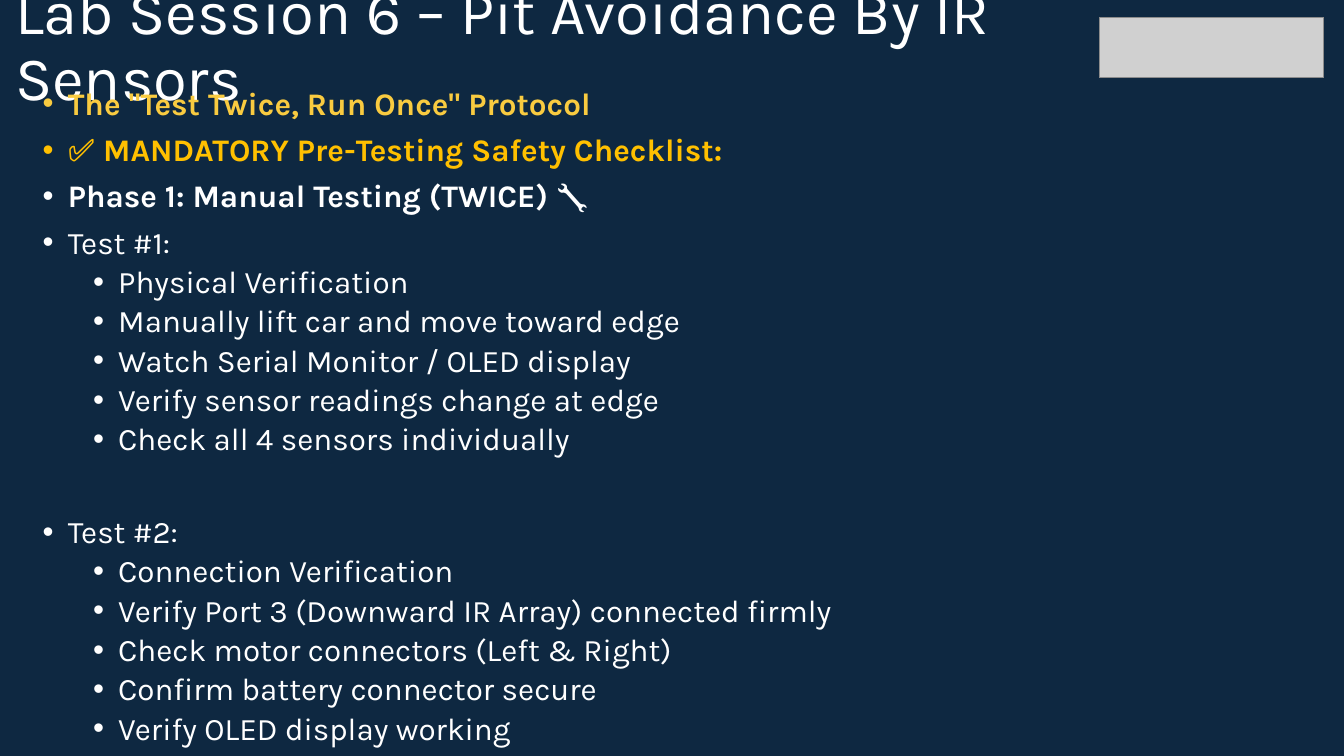
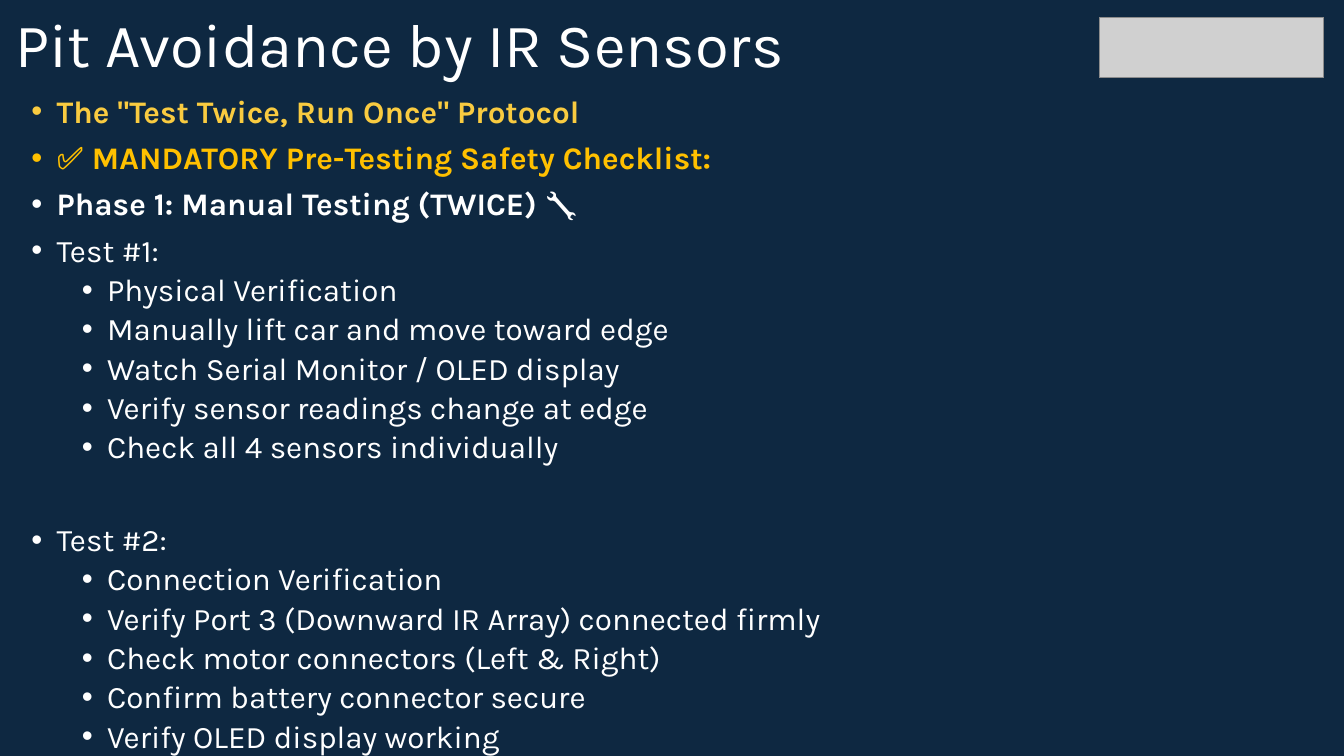
Before and after one commit to info-zas/zas-robotics-car-1-sensors, a slide deck: slide 17 of 01_FoundationProjects/06_Car-1_PitAvoidance_Using_IR/06_Car-1_PitAvoidance_Using_IR.pptx. Drawn at 1344x756 pixels with LibreOffice and Linux fonts; fonts in the diff are those of the drawing; grey boxes stand for pictures. Boxes give left, top, right and bottom in pixels: in the first picture for what was removed or moved away, otherwise in the second. Text is boxed around its words. In the diff, an @@ line names an element or a change of style, - is before the commit and + after.

Commit message:
01_Car_Basic_movements.pptx  06_Car-1_PitAvoidance_Using_IR.pptx updates

```diff
--- a/01_FoundationProjects/06_Car-1_PitAvoidance_Using_IR/06_Car-1_PitAvoidance_Using_IR.pptx
+++ b/01_FoundationProjects/06_Car-1_PitAvoidance_Using_IR/06_Car-1_PitAvoidance_Using_IR.pptx
@@ title at [15, 24, 783, 82]: text changed @@
-Lab Session 6 – Pit Avoidance By IR Sensors
+Pit Avoidance by IR Sensors
@@ text "The "Test Twice, Run Once" ..." rewrapped from [68, 87, 831, 748] to [57, 100, 820, 756] @@
```
Also in this commit, not shown: 23 other slides changed.
